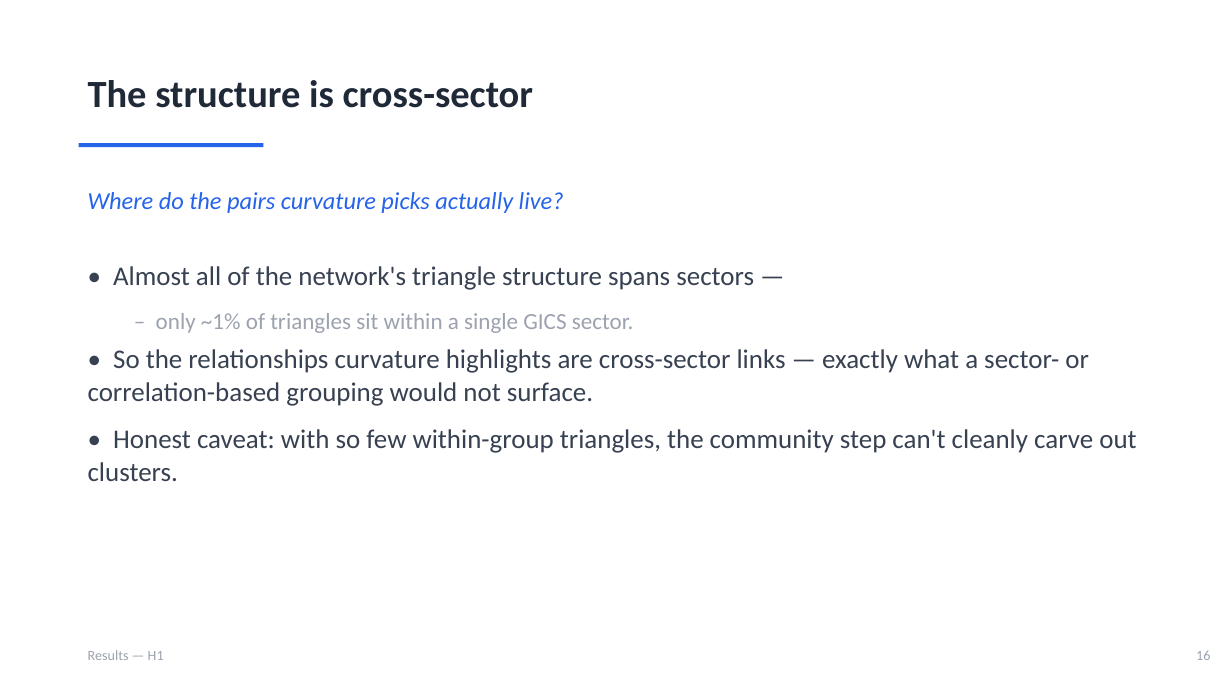
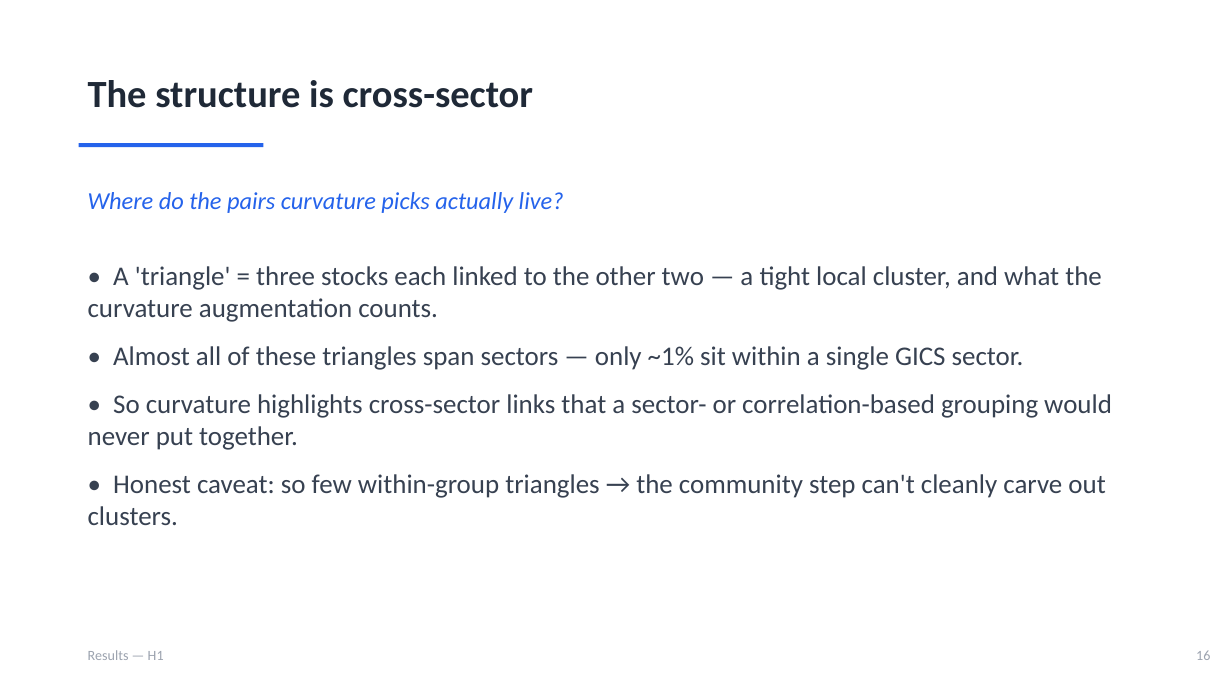
Before and after one commit to ivan-sit/Curvature-Lead-Lag-Model, a slide deck: slide 17 of slides/Ricci_Curvature_LeadLag.pptx. Drawn at 1232x693 pixels with LibreOffice and Linux fonts; fonts in the diff are those of the drawing. Boxes give left, top, right and bottom in pixels: in the first picture for what was removed or moved away, otherwise in the second. Text is boxed around its words. In the diff, an @@ line names an element or a change of style, - is before the commit and + after.

```diff
--- a/slides/Ricci_Curvature_LeadLag.pptx
+++ b/slides/Ricci_Curvature_LeadLag.pptx
@@ text at (88, 266, 1112, 525): text changed @@
-• Almost all of the network's triangle structure spans sectors —
-  – only ~1% of triangles sit within a single GICS sector.
-• So the relationships curvature highlights are cross-sector links — exactly what a sector- or correlation-based grouping would not surface.
-• Honest caveat: with so few within-group triangles, the community step can't cleanly carve out clusters.
+• A 'triangle' = three stocks each linked to the other two — a tight local cluster, and what the curvature augmentation counts.
+• Almost all of these triangles span sectors — only ~1% sit within a single GICS sector.
+• So curvature highlights cross-sector links that a sector- or correlation-based grouping would never put together.
+• Honest caveat: so few within-group triangles → the community step can't cleanly carve out clusters.
```
Also in this commit, not shown: 2 other files.
